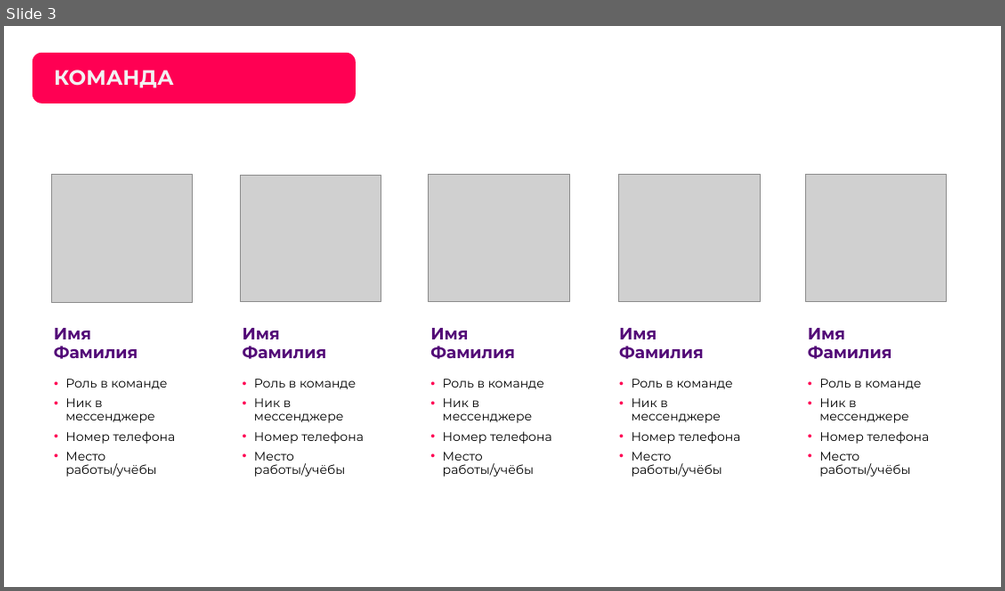
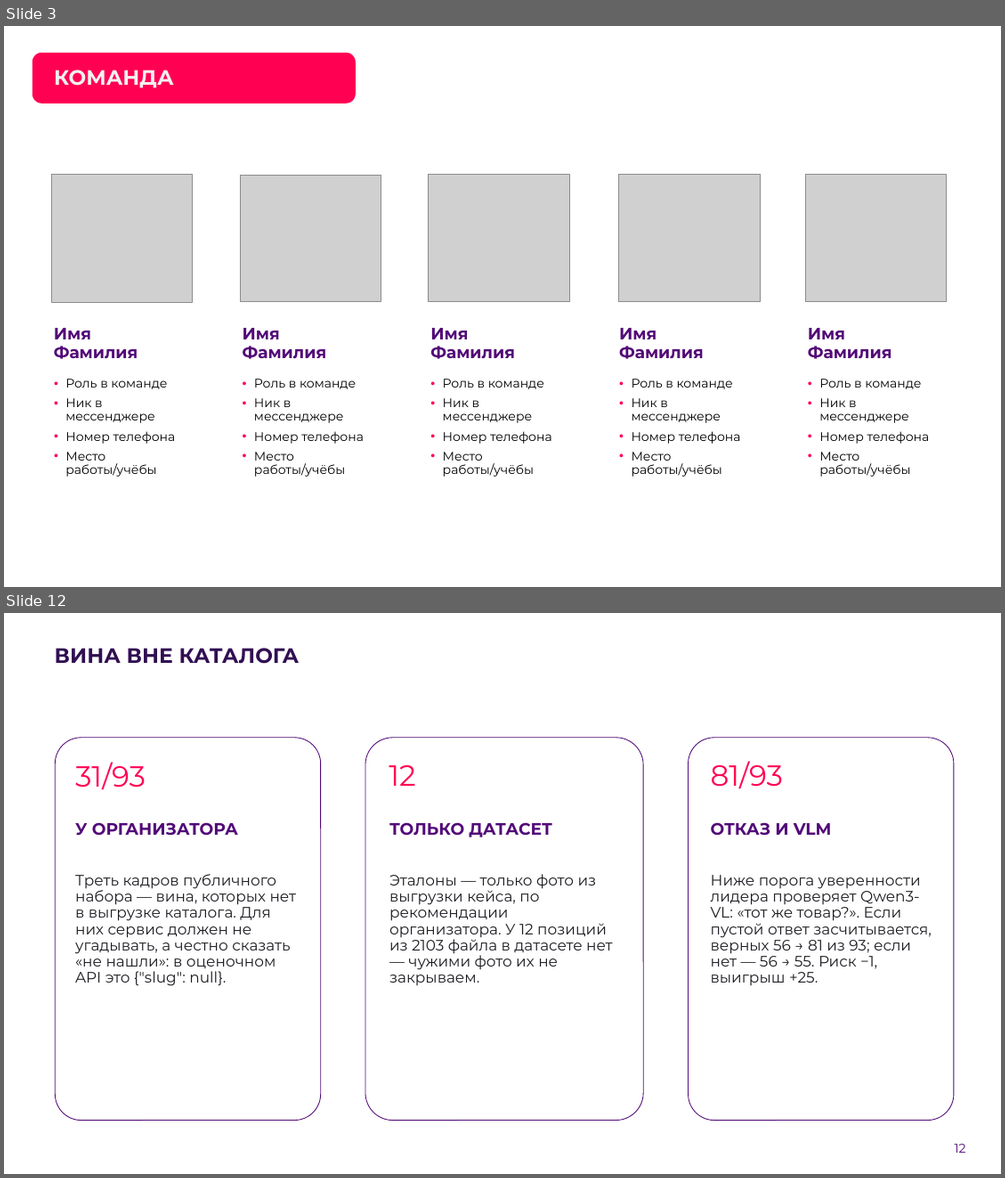
Before and after one commit to AlexGvr/rus_vines, a slide deck: ЛЦТ2026 Сканер российских вин.pptx. Shown one above the other, each under a label of ours: slide 3 before the commit, slides 3 and 12 after it; the slides between them are not shown. The pictures are 1005x591 and 1005x1178 pixels, drawn with LibreOffice and Linux fonts; fonts in the diff are those of the drawing; grey boxes stand for pictures; background and template pictures are left out. Boxes give left, top, right and bottom in pixels: in the first picture for what was removed or moved away, otherwise in the second. Text is boxed around its words. In the diff, an @@ line names an element or a change of style, - is before the commit and + after.

```diff
--- a/ЛЦТ2026 Сканер российских вин.pptx
+++ b/ЛЦТ2026 Сканер российских вин.pptx
@@ slide 12 added at (4,613,1001,1174), background picture (left out) @@
@@ title added at (55,648,299,664), 20 pt, text #310F53, bold @@
+ВИНА ВНЕ КАТАЛОГА
@@ rounded rectangle added at (55,737,320,1120), fill #FFFFFF, outline #520977 0.75 pt @@
@@ rounded rectangle added at (365,737,643,1120), fill #FFFFFF, outline #520977 0.75 pt @@
@@ rounded rectangle added at (688,737,954,1120), fill #FFFFFF, outline #520977 0.75 pt @@
@@ text added at (75,762,146,790), 28 pt, text #FF0053 @@
+31/93
@@ text added at (388,765,415,786), 28 pt, text #FF0053 @@
+12
@@ text added at (711,761,783,789), 28 pt, text #FF0053 @@
+81/93
@@ text added at (75,822,238,835), 16 pt, text #520978, bold @@
+У ОРГАНИЗАТОРА
@@ text added at (389,822,552,837), 16 pt, text #520978, bold @@
+ТОЛЬКО ДАТАСЕТ
@@ text added at (711,822,832,835), 16 pt, text #520978, bold @@
+ОТКАЗ И VLM
@@ text added at (75,874,297,986), 14.5 pt, text #1C1D22 @@
+Треть кадров публичного набора — вина, которых нет в выгрузке каталога. Для них сервис должен не угадывать, а честно сказать «не нашли»: в оценочном API это {"slug": null}.
@@ text added at (389,874,613,986), 14.5 pt, text #1C1D22 @@
+Эталоны — только фото из выгрузки кейса, по рекомендации организатора. У 12 позиций из 2103 файла в датасете нет — чужими фото их не закрываем.
@@ text added at (711,875,931,986), 14.5 pt, text #1C1D22 @@
+Ниже порога уверенности лидера проверяет Qwen3-VL: «тот же товар?». Если пустой ответ засчитывается, верных 56 → 81 из 93; если нет — 56 → 55. Риск −1, выигрыш +25.
@@ page number added at (955,1143,966,1152), 12 pt, text #520977 @@
+12
```
Also in this commit, not shown: 14 slides changed, 40 other files.
